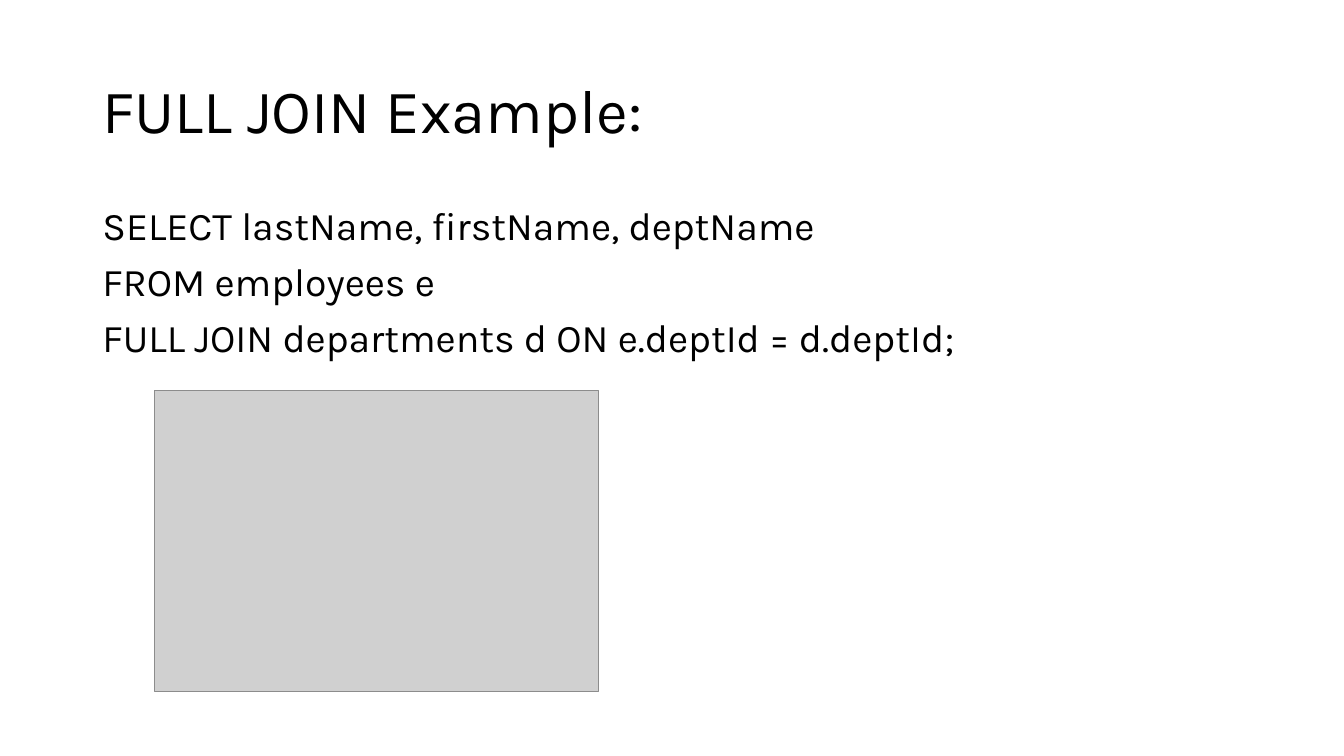
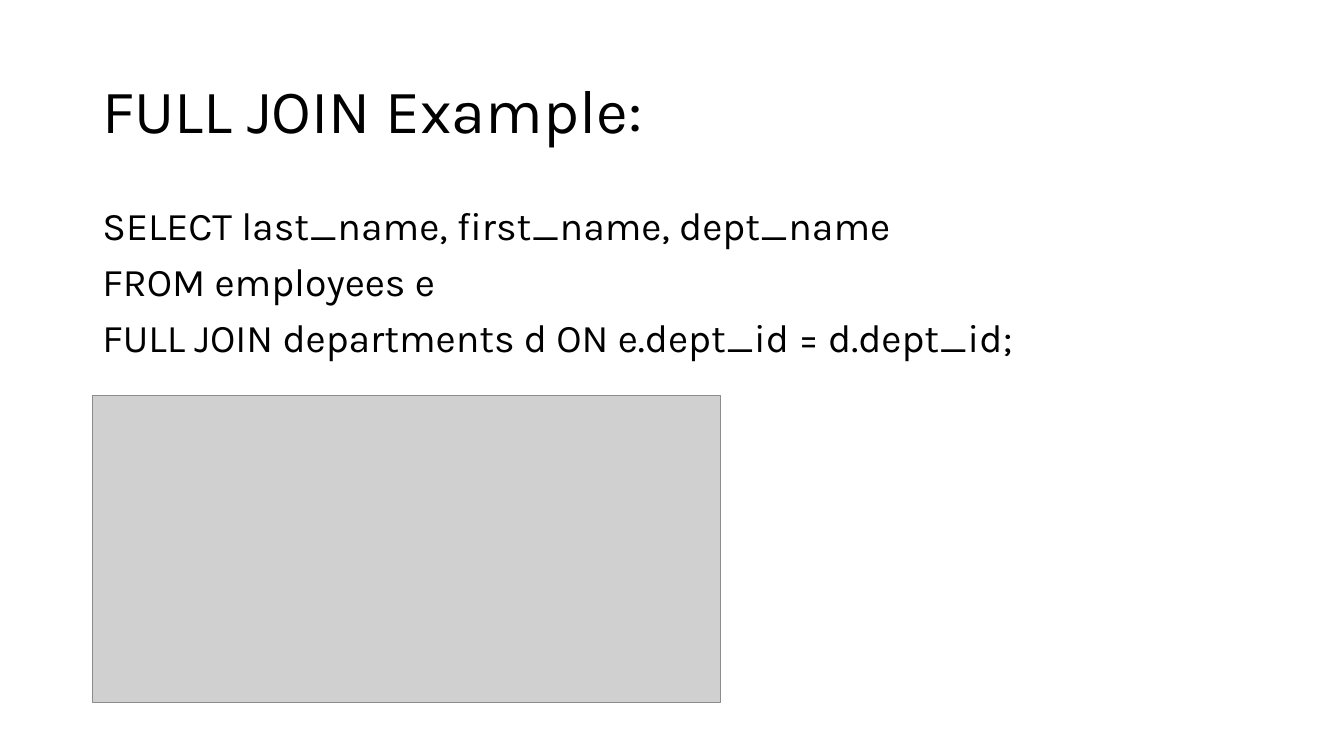
Before and after one commit to appjedi/youtube, a slide deck: slide 23 of SQL/Intro To SQL Day 3.pptx (slide 22 before the commit). Drawn at 1344x756 pixels with LibreOffice and Linux fonts; fonts in the diff are those of the drawing; grey boxes stand for pictures. Boxes give left, top, right and bottom in pixels: in the first picture for what was removed or moved away, otherwise in the second. Text is boxed around its words. In the diff, an @@ line names an element or a change of style, - is before the commit and + after.

```diff
--- a/SQL/Intro To SQL Day 3.pptx
+++ b/SQL/Intro To SQL Day 3.pptx
@@ text at (102, 213, 890, 250): text changed @@
-SELECT lastName, firstName, deptName
+SELECT last_name, first_name, dept_name
@@ text at (102, 325, 1013, 362): text changed @@
-FULL JOIN departments d ON e.deptId = d.deptId;
+FULL JOIN departments d ON e.dept_id = d.dept_id;
@@ picture: place and size @@
-picture at (154, 391, 599, 692)
+picture at (93, 396, 721, 703)
```
Also in this commit, not shown: 8 other slides changed, 1 slide added, 1 slide removed, 3 other files.
